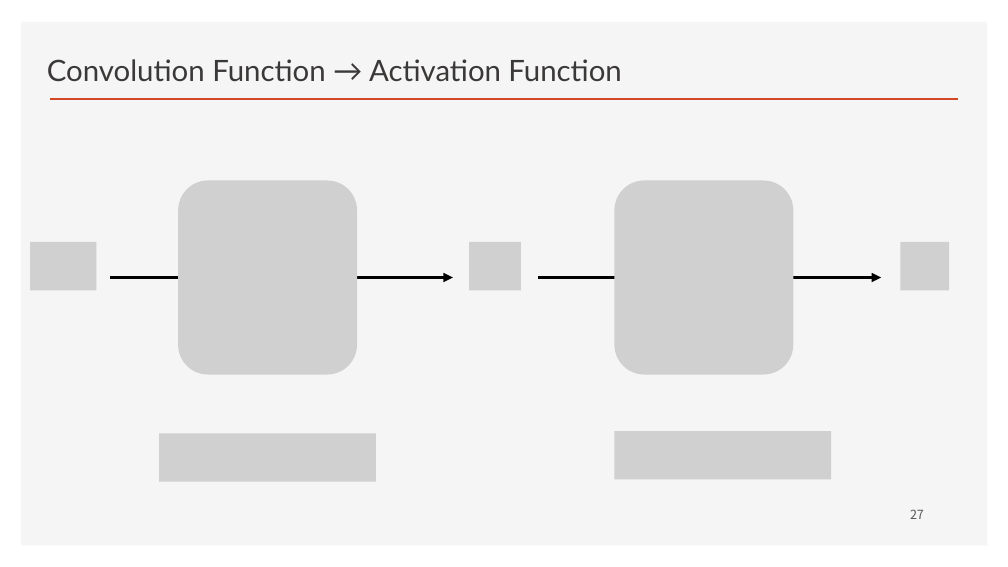
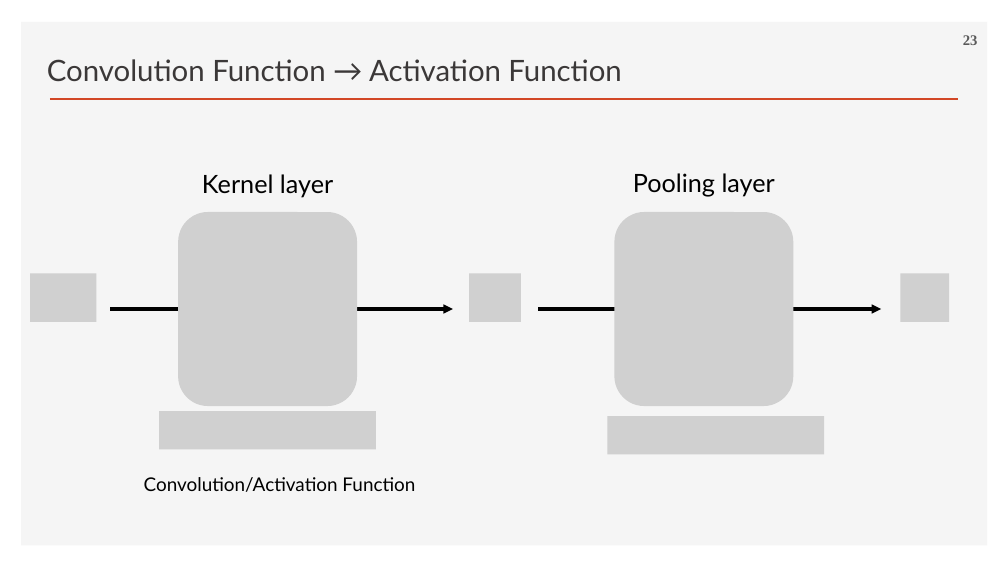
Before and after one commit to ancestor9/2026_Fall_Deep-Learning-with-Python, a slide deck: slide 23 of Chapter 08 Image Classification.pptx (slide 27 before the commit). Drawn at 1008x567 pixels with LibreOffice and Linux fonts; fonts in the diff are those of the drawing; grey boxes stand for pictures; background and template pictures are left out. Boxes give left, top, right and bottom in pixels: in the first picture for what was removed or moved away, otherwise in the second. Text is boxed around its words. In the diff, an @@ line names an element or a change of style, - is before the commit and + after.

```diff
--- a/Chapter 08 Image Classification.pptx
+++ b/Chapter 08 Image Classification.pptx
@@ page number added at [963, 35, 978, 45], 14 pt, text #595959, bold @@
+23
@@ text added at [202, 174, 333, 198], 24 pt, text #000000 @@
+Kernel layer
@@ text added at [633, 173, 775, 197], 24 pt, text #000000 @@
+Pooling layer
@@ 5 pictures, 2 arrows: place and size @@
-5 pictures, 2 arrows at [30, 181, 950, 375]
+5 pictures, 2 arrows at [30, 212, 950, 406]
@@ picture: place and size @@
-picture at [160, 433, 377, 482]
+picture at [160, 411, 377, 449]
@@ picture: place and size @@
-picture at [615, 431, 832, 479]
+picture at [607, 417, 824, 454]
@@ text added at [144, 477, 415, 492], 18 pt, text #000000 @@
+Convolution/Activation Function
@@ page number removed at [910, 509, 924, 519] @@
-27
```
Also in this commit, not shown: 33 other slides changed, 5 slides added, 4 slides removed.
